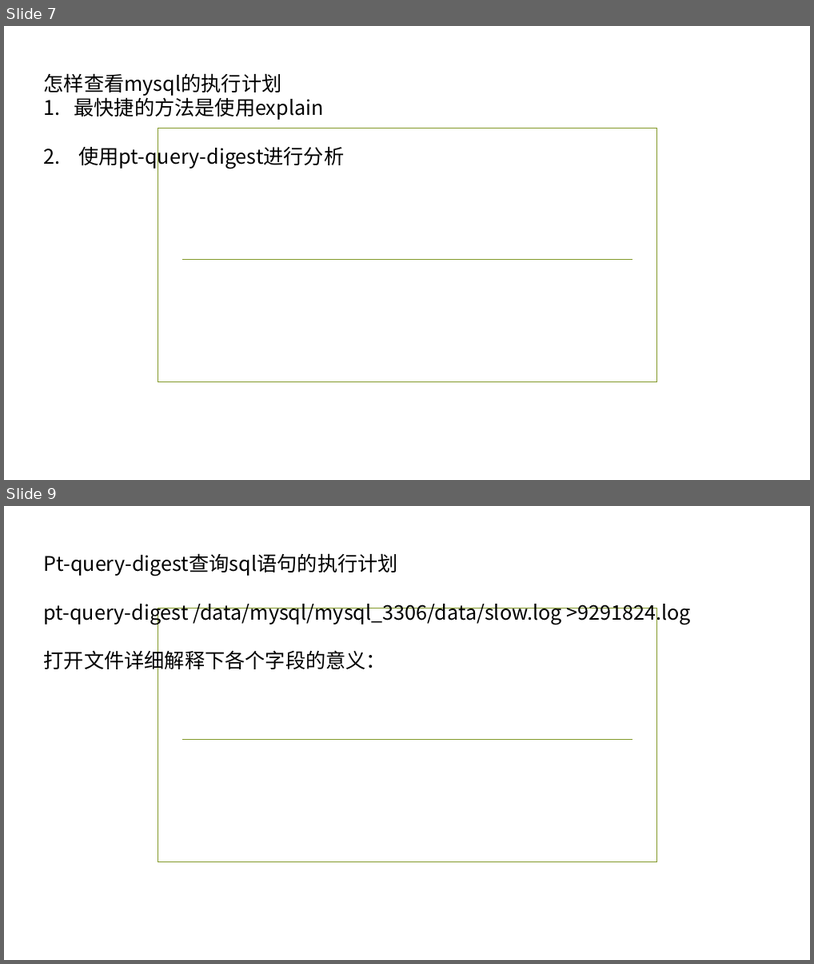
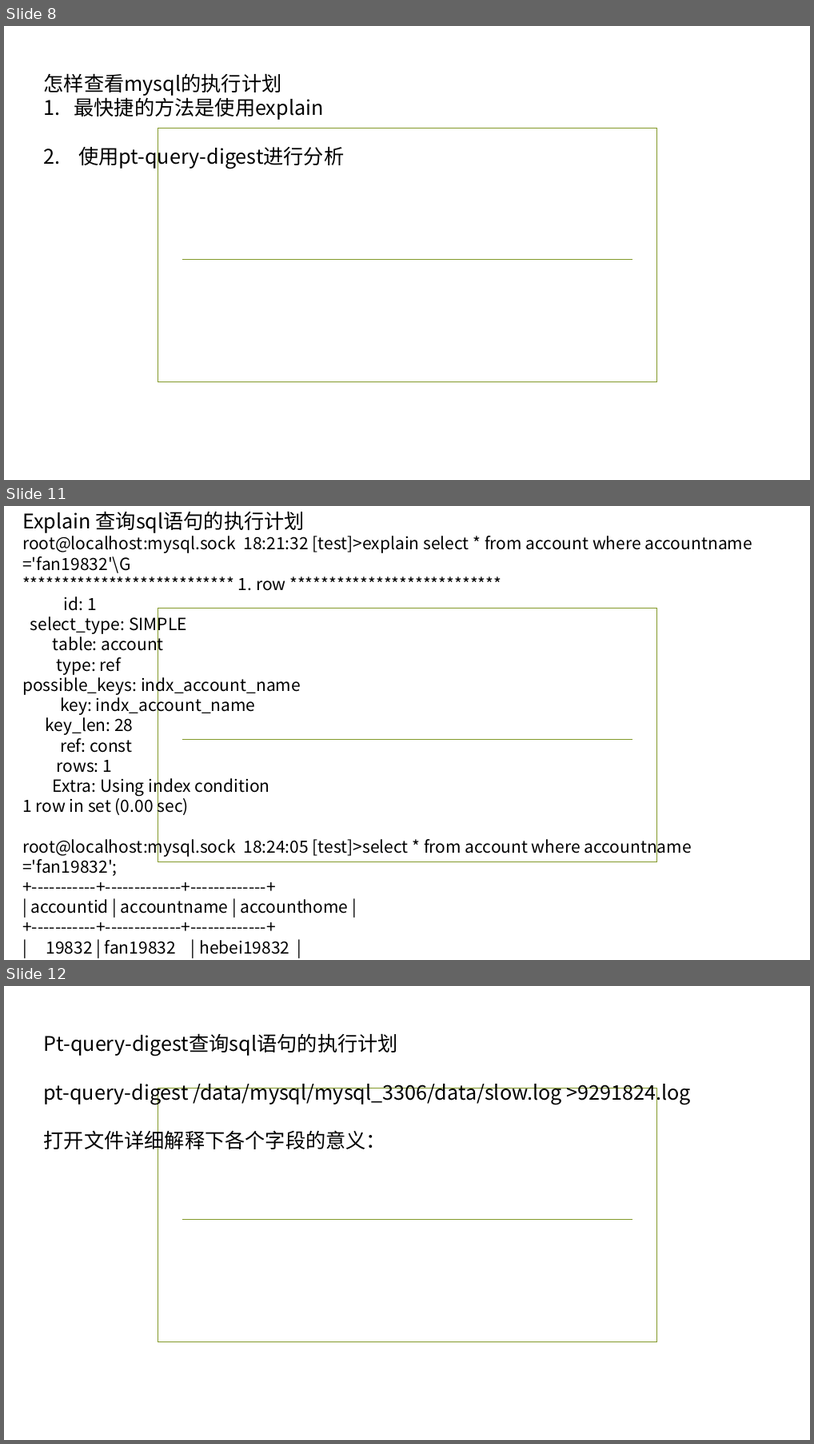
Before and after one commit to ronghuaihai/sharefiles, a slide deck: 数据库演示.pptx. Shown one above the other, each under a label of ours: slides 7 and 9 before the commit, slides 8, 11 and 12 after it; the slides between them are not shown. The pictures are 814x964 and 814x1444 pixels, drawn with LibreOffice and Linux fonts; fonts in the diff are those of the drawing; background and template pictures are left out. Boxes give left, top, right and bottom in pixels: in the first picture for what was removed or moved away, otherwise in the second. Text is boxed around its words. In the diff, an @@ line names an element or a change of style, - is before the commit and + after.

```diff
--- a/数据库演示.pptx
+++ b/数据库演示.pptx
@@ slide 11 added at [4, 506, 810, 960], background picture (left out); not listed: 2 template elements that a slide beside it also shows @@
@@ text added at [22, 511, 753, 954], 20 pt, text #000000 @@
+Explain 查询sql语句的执行计划
+root@localhost:mysql.sock 18:21:32 [test]>explain select * from account where accountname ='fan19832'\G
+*************************** 1. row ***************************
+id: 1
+select_type: SIMPLE
+table: account
+type: ref
+possible_keys: indx_account_name
+key: indx_account_name
+key_len: 28
+ref: const
+rows: 1
+Extra: Using index condition
+1 row in set (0.00 sec)
+root@localhost:mysql.sock 18:24:05 [test]>select * from account where accountname ='fan19832';
++-----------+-------------+-------------+
+| accountid | accountname | accounthome |
++-----------+-------------+-------------+
+| 19832 | fan19832 | hebei19832 |
++-----------+-------------+-------------+
+1 row in set (0.00 sec)
@@ what was slide 7 is now slide 8 @@
@@ what was slide 9 is now slide 12 @@
```
Also in this commit, not shown: 1 slide changed, 7 other slides added, 2 other files.
